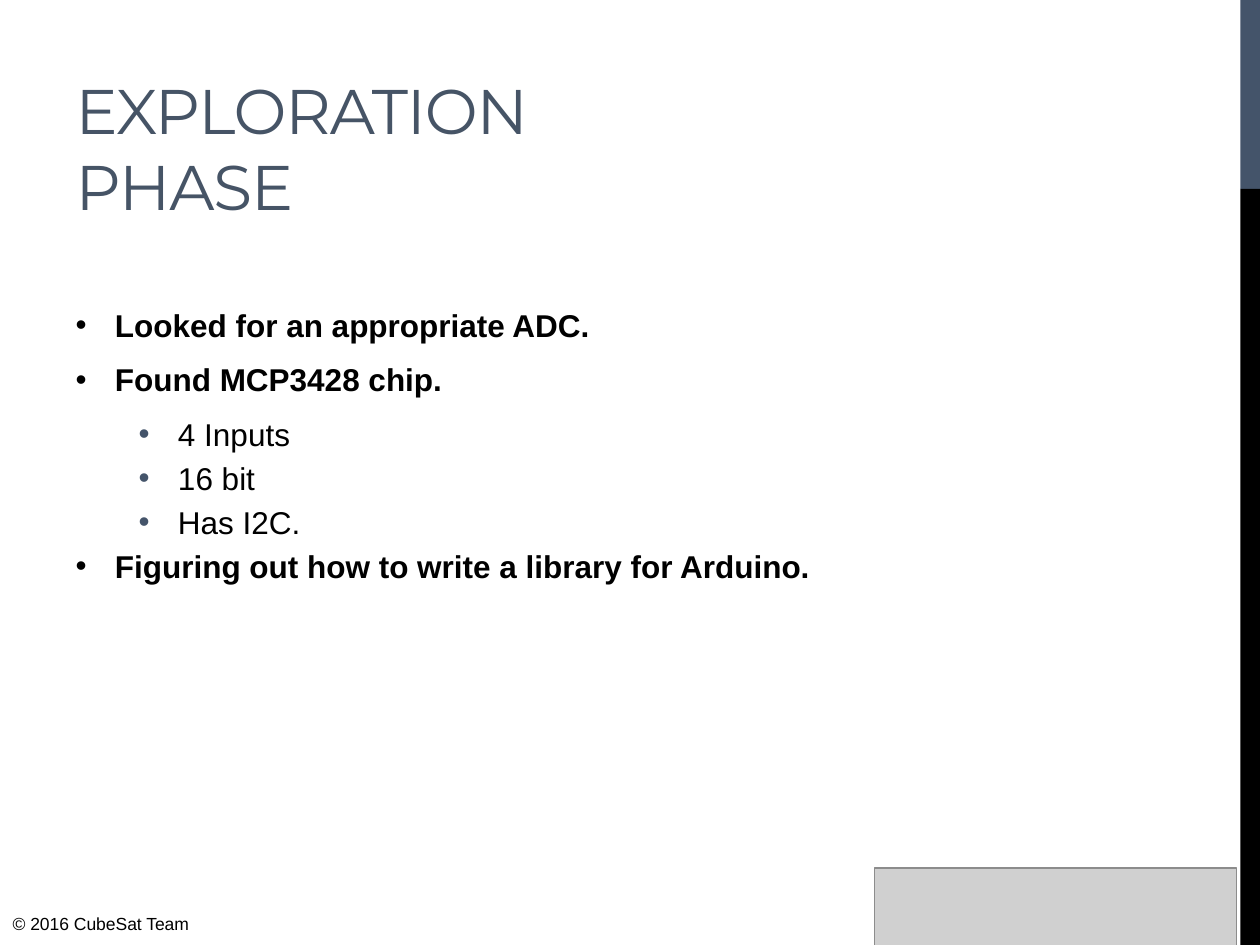
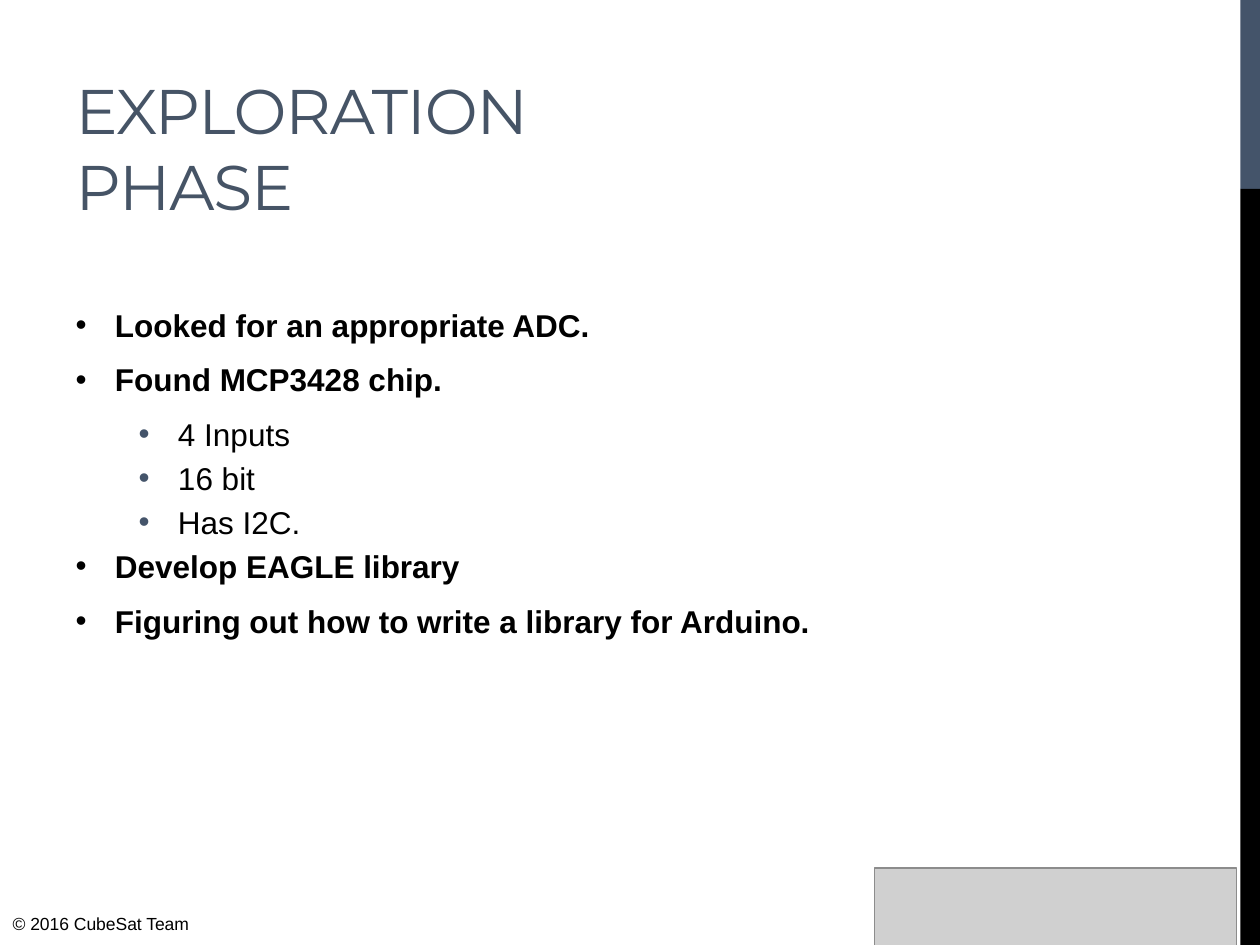
Before and after one commit to atikinf/MCP3428Thermal, a slide deck: slide 3 of Presentation/TempSensorADCIntroPresentation.pptx. Drawn at 1260x945 pixels with LibreOffice and Linux fonts; fonts in the diff are those of the drawing; grey boxes stand for pictures. Boxes give left, top, right and bottom in pixels: in the first picture for what was removed or moved away, otherwise in the second. Text is boxed around its words. In the diff, an @@ line names an element or a change of style, - is before the commit and + after.

```diff
--- a/Presentation/TempSensorADCIntroPresentation.pptx
+++ b/Presentation/TempSensorADCIntroPresentation.pptx
@@ text at (115,555,459,584): paragraph added @@
+• Develop EAGLE library
```
Also in this commit, not shown: 1 other slide changed, 1 other file.
